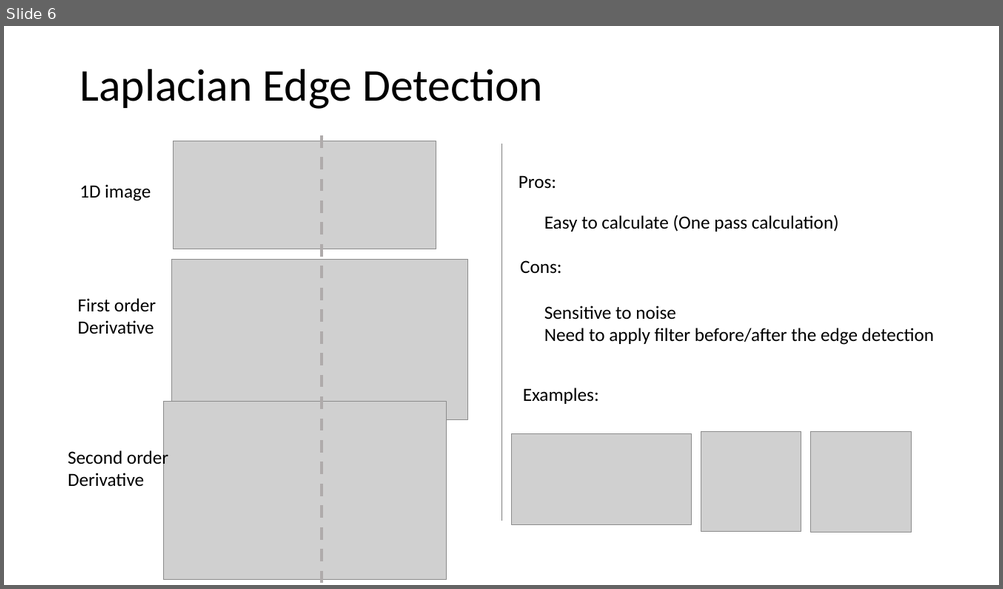
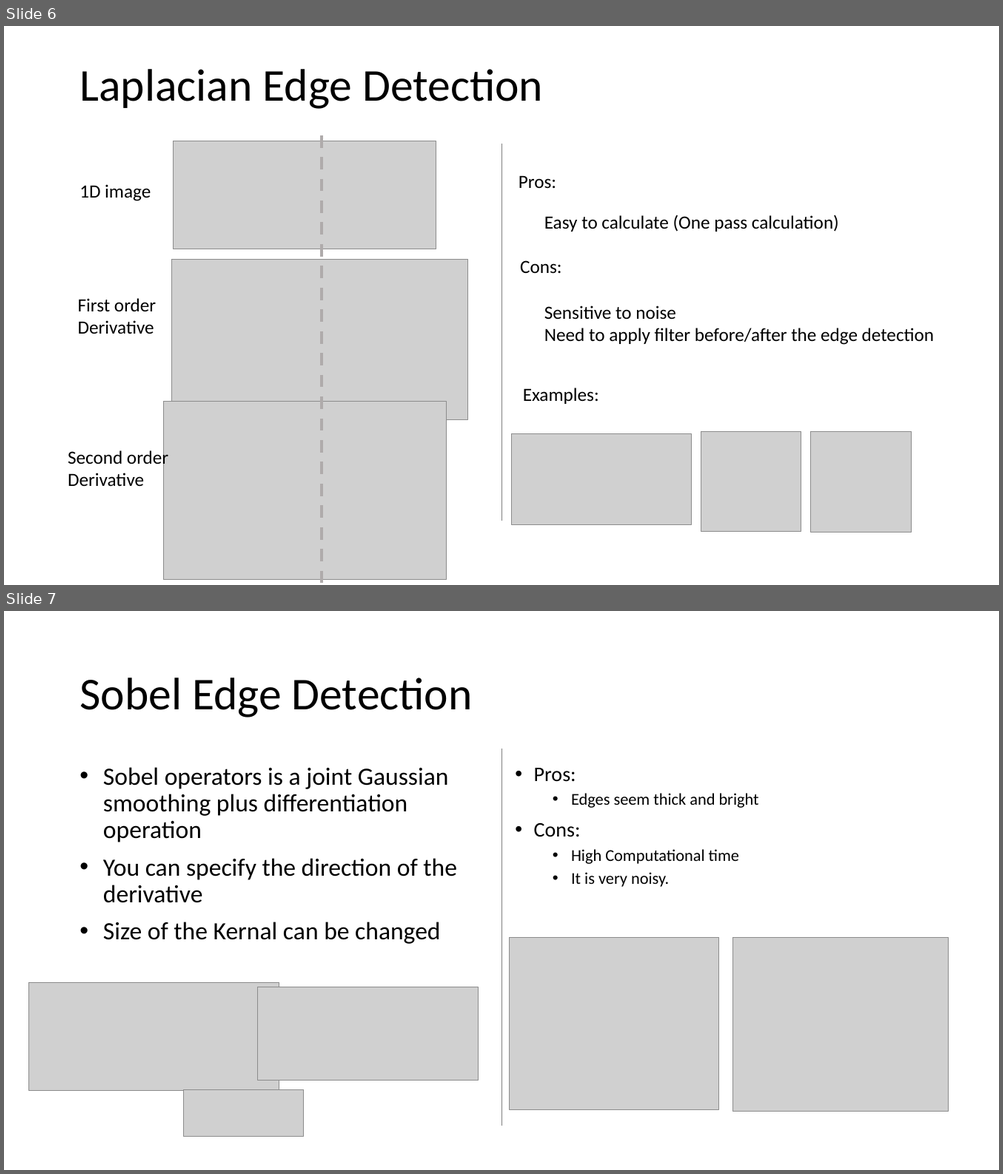
Before and after one commit to rgebhart/nanoBALLS, a slide deck: TechReview_Presentation.pptx. Shown one above the other, each under a label of ours: slide 6 before the commit, slides 6 and 7 after it. The pictures are 1003x589 and 1003x1174 pixels, drawn with LibreOffice and Linux fonts; fonts in the diff are those of the drawing; grey boxes stand for pictures. Boxes give left, top, right and bottom in pixels: in the first picture for what was removed or moved away, otherwise in the second. Text is boxed around its words. In the diff, an @@ line names an element or a change of style, - is before the commit and + after.

Commit message:
Added Sobel Slide

```diff
--- a/TechReview_Presentation.pptx
+++ b/TechReview_Presentation.pptx
@@ slide 7 added at (x1=4, y1=611, x2=999, y2=1170), background #FFFFFF @@
@@ title added at (x1=79, y1=678, x2=472, y2=718), 44 pt, text #000000 @@
+Sobel Edge Detection
@@ line added from (502, 749) to (502, 1126), #808080 0.5 pt @@
@@ text added at (x1=103, y1=767, x2=457, y2=944), 24 pt, text #000000 @@
+• Sobel operators is a joint Gaussian smoothing plus differentiation operation
+• You can specify the direction of the derivative
+• Size of the Kernal can be changed
@@ text added at (x1=534, y1=768, x2=759, y2=887), 16 pt, text #000000 @@
+• Pros:
+  • Edges seem thick and bright
+• Cons:
+  • High Computational time
+  • It is very noisy.
@@ picture added at (x1=509, y1=938, x2=719, y2=1111) @@
@@ picture added at (x1=733, y1=938, x2=948, y2=1112) @@
@@ picture added at (x1=29, y1=982, x2=279, y2=1091) @@
@@ picture added at (x1=258, y1=988, x2=478, y2=1081) @@
@@ picture added at (x1=183, y1=1090, x2=303, y2=1136) @@
```
Also in this commit, not shown: 1 slide changed, 1 slide removed.
